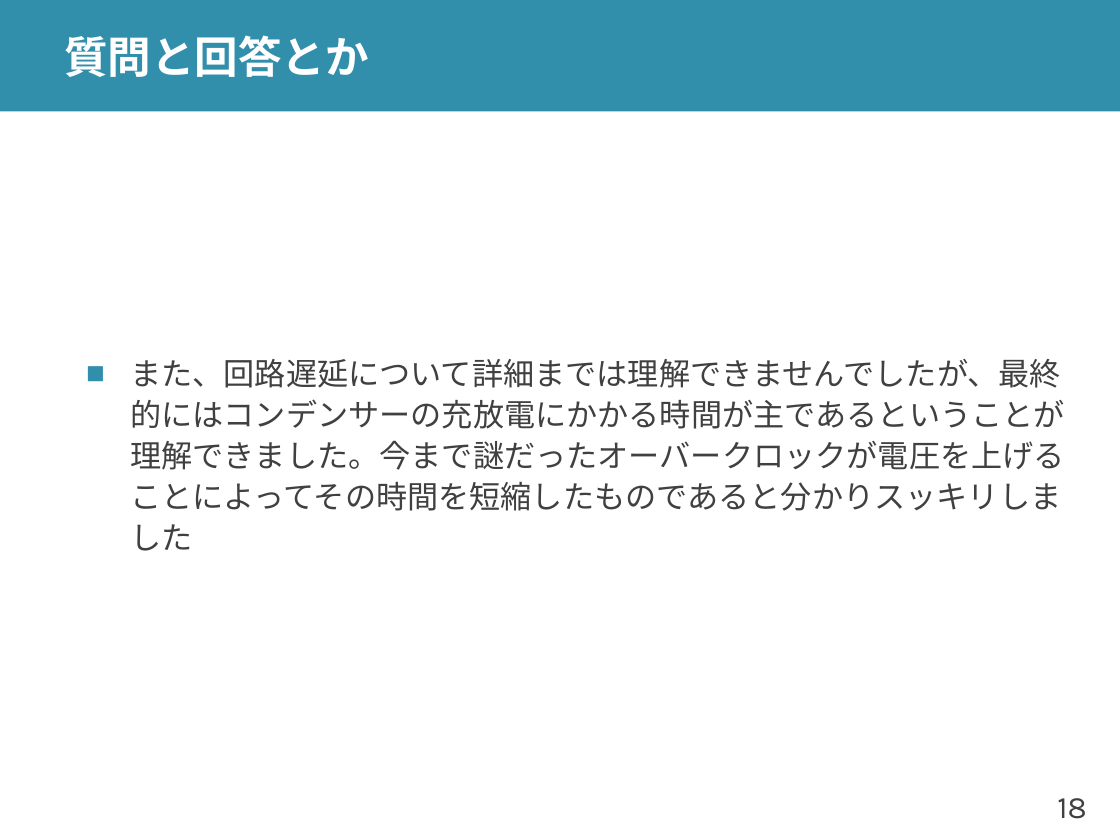
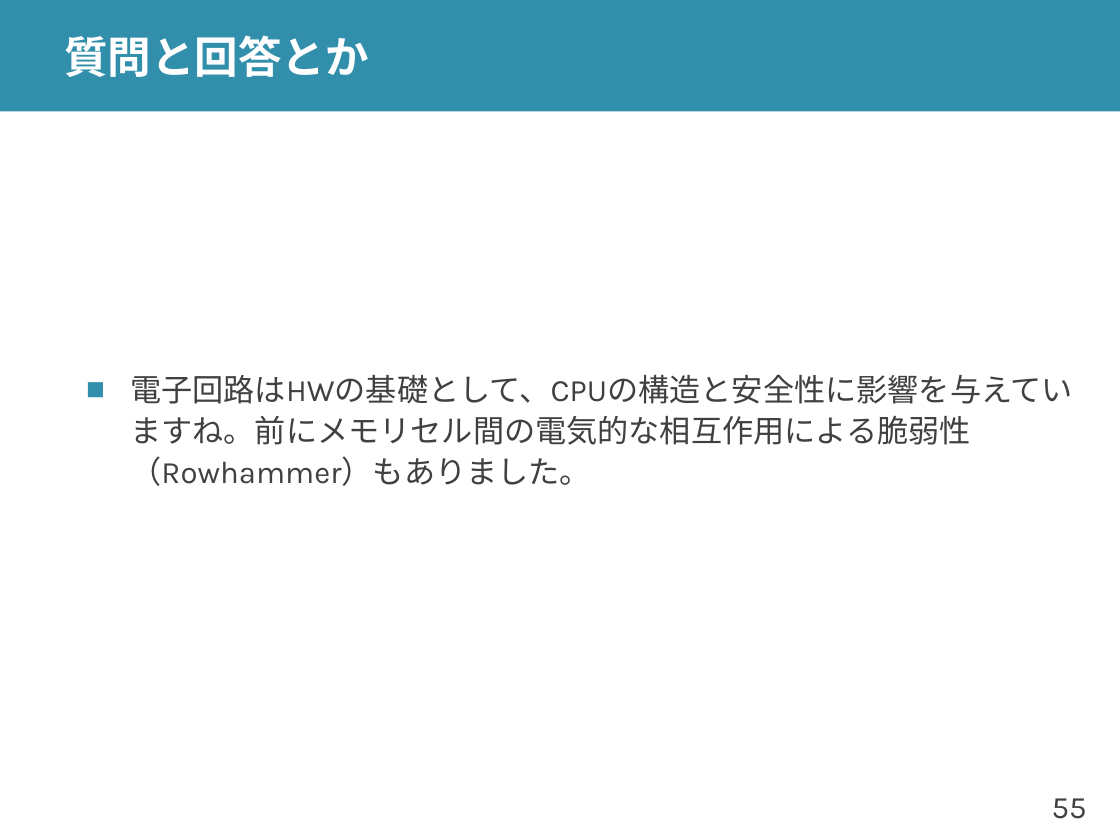
Before and after one commit to shioyadan/advanced-computer-organization, a slide deck: slide 55 of aco-shioya-03.pptx (slide 18 before the commit). Drawn at 1120x840 pixels with LibreOffice and Linux fonts; fonts in the diff are those of the drawing. Boxes give left, top, right and bottom in pixels: in the first picture for what was removed or moved away, otherwise in the second. Text is boxed around its words. In the diff, an @@ line names an element or a change of style, - is before the commit and + after.

```diff
--- a/aco-shioya-03.pptx
+++ b/aco-shioya-03.pptx
@@ text at (130,374,1073,486): text changed @@
-■ また、回路遅延について詳細までは理解できませんでしたが、最終的にはコンデンサーの充放電にかかる時間が主であるということが理解できました。今まで謎だったオーバークロックが電圧を上げることによってその時間を短縮したものであると分かりスッキリしました
+■ 電子回路はHWの基礎として、CPUの構造と安全性に影響を与えていますね。前にメモリセル間の電気的な相互作用による脆弱性（Rowhammer）もありました。
@@ page number at (1052,798,1087,819): text changed @@
-18
+55
```
Also in this commit, not shown: 20 other slides changed, 3 slides added, 10 slides removed, 1 other file.
